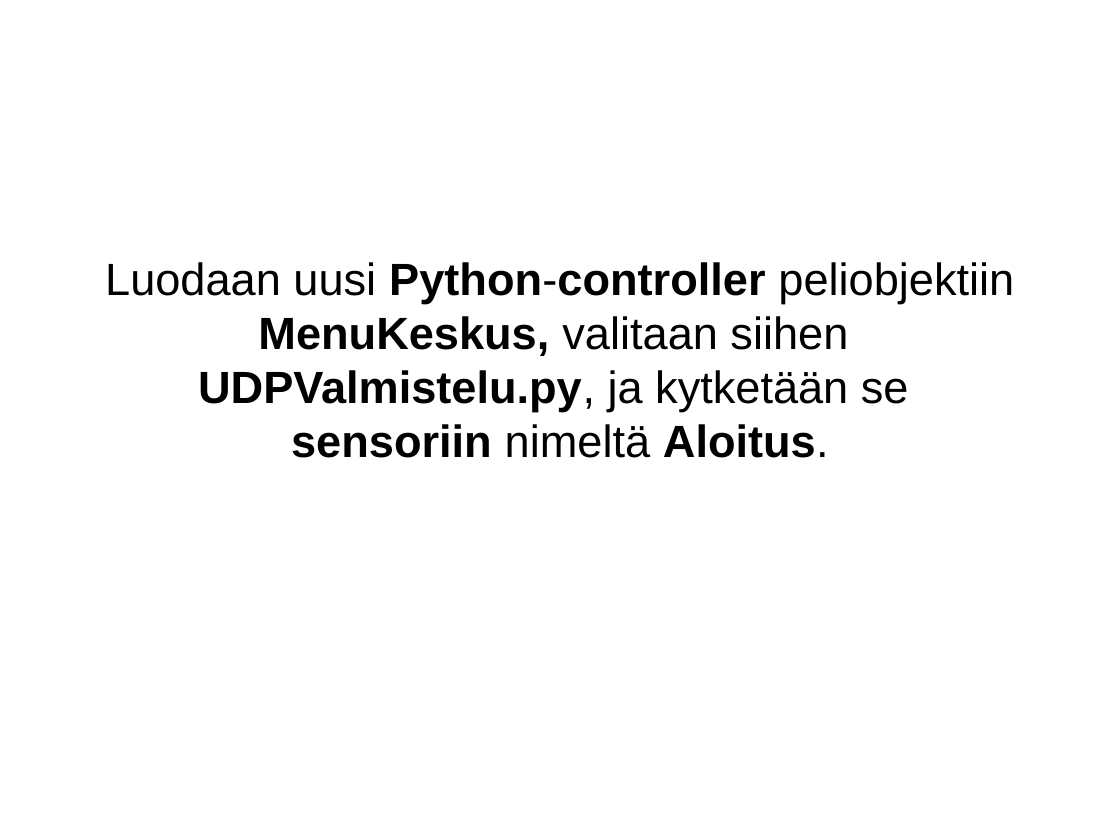
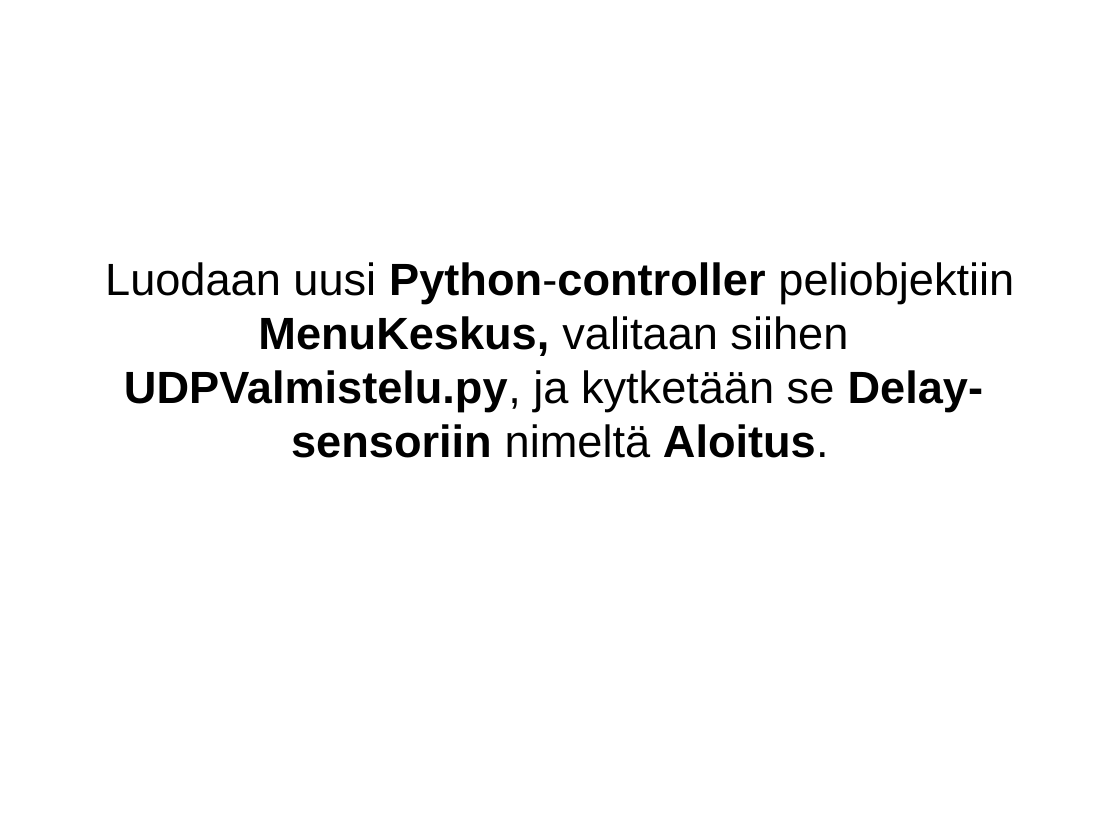
Before and after one commit to Blastra/Blenderkurssi2015, a slide deck: slide 5 of Kalvot/Kirjainjonojen lähettäminen Internetin kautta.odp. Drawn at 1120x840 pixels with LibreOffice and Linux fonts; fonts in the diff are those of the drawing. Boxes give left, top, right and bottom in pixels: in the first picture for what was removed or moved away, otherwise in the second. Text is boxed around its words. In the diff, an @@ line names an element or a change of style, - is before the commit and + after.

```diff
--- a/Kalvot/Kirjainjonojen lähettäminen Internetin kautta.odp
+++ b/Kalvot/Kirjainjonojen lähettäminen Internetin kautta.odp
@@ subtitle at (x1=124, y1=370, x2=983, y2=412): text changed @@
-UDPValmistelu.py, ja kytketään se
+UDPValmistelu.py, ja kytketään se Delay-
```
Also in this commit, not shown: 4 other files.
